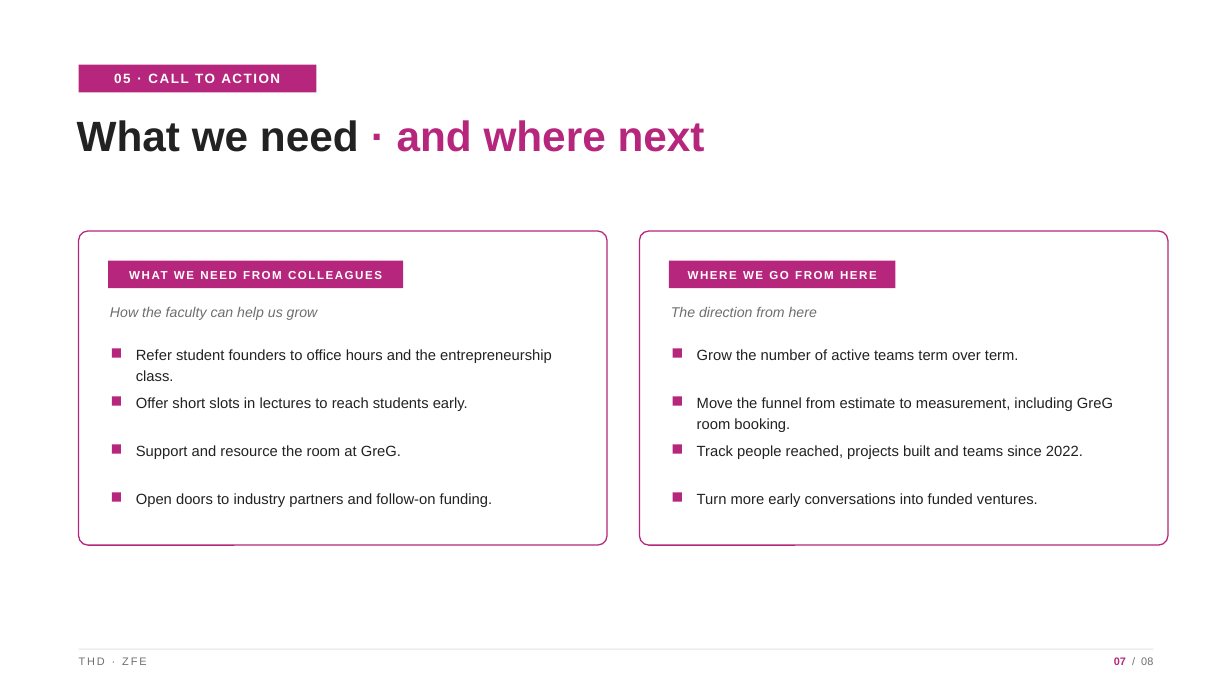
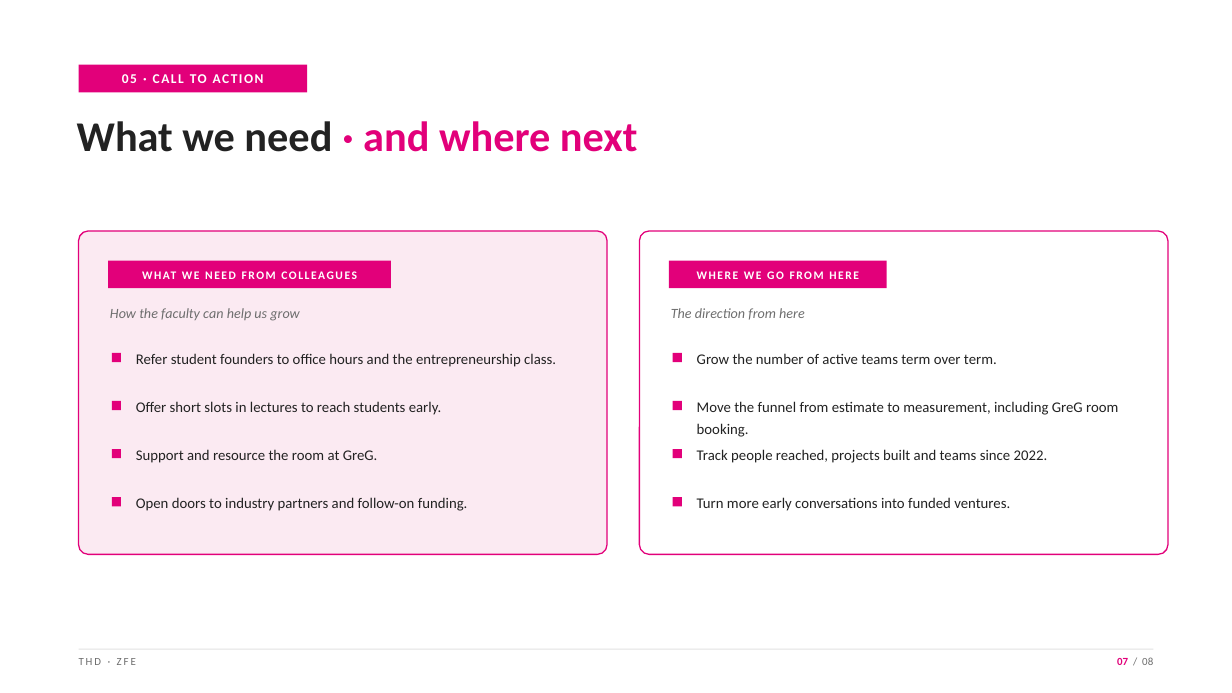
Before and after one commit to MohdAbuRezeq/angrybirds, a slide deck: slide 7 of presentation/ECRI_Faculty_Board_Briefing_ZfE.pptx. Drawn at 1232x693 pixels with LibreOffice and Linux fonts; fonts in the diff are those of the drawing. Boxes give left, top, right and bottom in pixels: in the first picture for what was removed or moved away, otherwise in the second. Text is boxed around its words. In the diff, an @@ line names an element or a change of style, - is before the commit and + after.

```diff
--- a/presentation/ECRI_Faculty_Board_Briefing_ZfE.pptx
+++ b/presentation/ECRI_Faculty_Board_Briefing_ZfE.pptx
@@ rectangle: place and size @@
-rectangle at (79,65,316,92)
+rectangle at (79,65,307,92)
@@ text "What we need · and ..." at (77,121,637,152): font Arial to Calibri; text colour #B6267C to #E2007A in "· and where next" @@
@@ rounded rectangle: place and size @@
-rounded rectangle at (79,231,607,545)
+rounded rectangle at (79,231,607,555)
@@ rounded rectangle at (79,231,607,555): fill #FFFFFF to #FBEAF2; outline #B6267C 1 pt to #E2007A 1 pt @@
@@ rounded rectangle: place and size @@
-rounded rectangle at (640,231,1168,545)
+rounded rectangle at (640,231,1168,555)
@@ rounded rectangle at (640,231,1168,555): outline #B6267C 1 pt to #E2007A 1 pt @@
@@ font Arial to Calibri in 14 elements at (79,658,136,665), (110,308,299,321), (671,308,805,320), (136,353,556,367), (136,401,441,415), (136,449,378,463), (136,497,468,511), (697,353,997,364), (697,401,1118,437), (697,449,1048,463), (697,497,1010,511), (697,271,859,279), (190,74,207,83), (108,261,391,288) @@
@@ fill #B6267C to #E2007A in 11 elements at (112,353,121,362), (112,401,121,410), (112,497,121,506), (673,353,682,362), (673,401,682,410), (673,497,682,506), (112,449,121,458), (673,449,682,458), (669,261,887,288), (79,65,307,92), (108,261,391,288) @@
@@ rectangle: place and size @@
-rectangle at (108,261,403,288)
+rectangle at (108,261,391,288)
@@ rectangle: place and size @@
-rectangle at (669,261,896,288)
+rectangle at (669,261,887,288)
@@ 8 rectangles: place and size @@
-8 rectangles at (112,348,682,502)
+8 rectangles at (112,353,682,506)
@@ text "07 / 08" at (1117,657,1153,665): font Arial to Calibri; text colour #B6267C to #E2007A in "07" @@
```
Also in this commit, not shown: 7 other slides changed, 1 other file.
